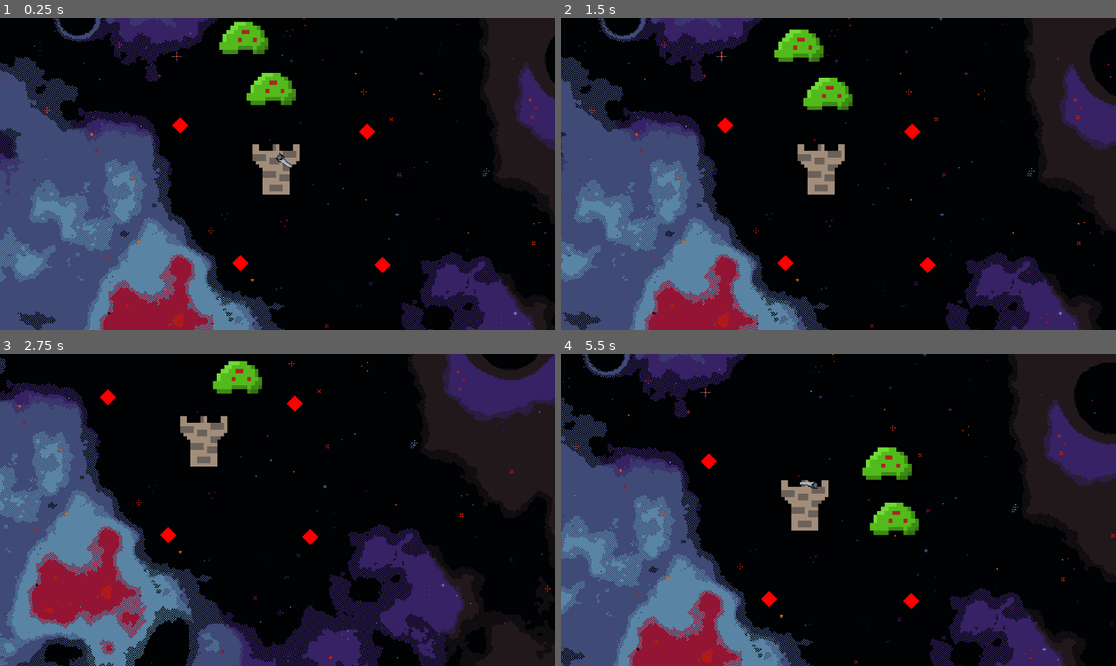
Above: before the commit, frames 1-4 (two rows, left to right).
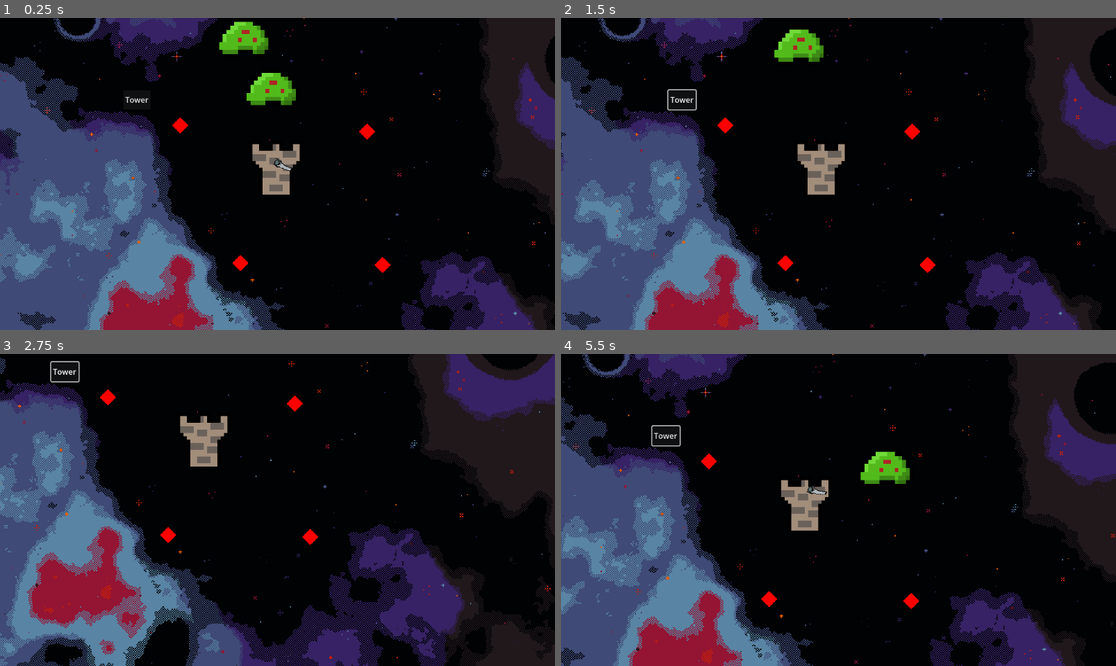
Above: after the commit, the same moments.

Repository: Likvik89/Towerdefence
Game: Godot game, scene res://Scenes/lvl.tscn
Same seed, same stepped clock (60 frames per second), same inputs: the game is played once before the commit and once after it.
Inputs (mouse positions are in pixels of both pictures, inside the frame that each line leads up to):
- Up to frame 1 (0.25 s): no input
- Up to frame 2 (1.5 s): click (699, 99) at 0.5 s, where only the run after the commit has a clickable "Tower"; move the mouse to (960, 158) at 1.27 s; hold D (move_right) from 1.28 s (still down); click (960, 158) at 1.35 s
- Up to frame 3 (2.75 s): right-click (399, 494) at 1.55 s; move the mouse to (166, 525) at 2.02 s; release D (move_right) at 2.03 s; hold S (move_down) from 2.03 s (still down); right-click (166, 525) at 2.1 s; click (166, 525) at 2.3 s
- Up to frame 4 (5.5 s): move the mouse to (894, 441) at 2.77 s; release S (move_down) at 2.78 s; hold D (move_right) 2.78-3.53 s; click (894, 441) at 2.85 s; right-click (894, 441) at 3.05 s; move the mouse to (810, 572) at 3.52 s; hold W (move_up) 3.53-4.28 s; right-click (810, 572) at 3.6 s; click (810, 572) at 3.8 s; move the mouse to (1005, 556) at 4.27 s; hold A (move_left) from 4.28 s (still down); click (1005, 556) at 4.35 s; right-click (1005, 556) at 4.55 s; move the mouse to (672, 463) at 5.02 s; right-click (672, 463) at 5.1 s; click (672, 463) at 5.3 s

The runs differ from the first frame. In frame 1, 0.1% of the frame differs, in the area x 22-53%, y 25-49%; in frame 2, 0.8%; in frame 3, 0.8%; in frame 4, 1.5%, in the area x 16-65%, y 22-59%.

Commit message:
v0.0.5
can buy towers

Diff:
--- a/Scenes/lvl.tscn
+++ b/Scenes/lvl.tscn
@@ -1,6 +1,7 @@
-[gd_scene load_steps=6 format=3 uid="uid://bkdixyt4lra8b"]
+[gd_scene load_steps=7 format=3 uid="uid://bkdixyt4lra8b"]
 
 [ext_resource type="Texture2D" uid="uid://cw1f2toqlvlod" path="res://Sprites/Space Background Goosebump gold.png" id="1_s0a5k"]
+[ext_resource type="PackedScene" uid="uid://bqyn2thxbvvvx" path="res://Scenes/ui_gameplay.tscn" id="2_2sjx7"]
 [ext_resource type="PackedScene" uid="uid://cwaiacpem5ekb" path="res://Scenes/enemy.tscn" id="2_pf22n"]
 [ext_resource type="PackedScene" uid="uid://dogb53f8aoxrx" path="res://Scenes/waypoint.tscn" id="3_mdg6f"]
 [ext_resource type="PackedScene" uid="uid://r3omelyt71hr" path="res://Scenes/tower.tscn" id="3_mve0n"]
@@ -11,6 +12,8 @@
 [node name="SpaceBackgroundGoosebumpGold" type="Sprite2D" parent="."]
 scale = Vector2(2.3825, 2.3825)
 texture = ExtResource("1_s0a5k")
+
+[node name="Ui_gameplay" parent="." instance=ExtResource("2_2sjx7")]
 
 [node name="waypoints" type="Node2D" parent="."]
 unique_name_in_owner = true
--- a/Scenes/ui_gameplay.tscn
+++ b/Scenes/ui_gameplay.tscn
@@ -20,5 +20,6 @@
 
 [node name="Tower" type="Button" parent="HBoxContainer"]
 layout_mode = 2
+text = "Tower"
 
 [connection signal="pressed" from="HBoxContainer/Tower" to="." method="_on_tower_pressed"]
--- a/Scripts/Global_info.gd
+++ b/Scripts/Global_info.gd
@@ -1,6 +1,8 @@
 extends Node
 
 var health = 200
+var money = 150
 func _process(delta):
 	#print(health)
+
 	pass
--- a/Scripts/bullet.gd
+++ b/Scripts/bullet.gd
@@ -8,14 +8,14 @@
 
 #modules
 var module_spin = false
-var rotationspeed = 6
+var rotationspeed = 14
 
 var module_homing = false
 var homing_speed = 20
 var closest_homing_target
 
 var module_piercing = false
-var pierce_limit = 2
+var max_pierce = 2
 var current_pierce = 0
 
 var module_blade = false
@@ -63,7 +63,7 @@
 		body.take_damage(damage)
 		if module_piercing:
 			current_pierce += 1
-			if current_pierce >= pierce_limit:
+			if current_pierce >= max_pierce:
 				queue_free()
 		else:
 			queue_free()
--- a/Scripts/enemy.gd
+++ b/Scripts/enemy.gd
@@ -4,6 +4,7 @@
 var waypoints = []
 var waypoint_reached = 0
 var speed = 500
+const bounty = 150
 
 #navigation
 const maxspeed = 500
@@ -32,6 +33,7 @@
 func _process(delta):
 	if health <= 0:
 		alive = false
+		GlobalInfo.money += bounty
 		queue_free()
 
 
--- a/Scripts/tower.gd
+++ b/Scripts/tower.gd
@@ -2,7 +2,10 @@
 
 @export var bullet : PackedScene
 var firingspeed = 5
-var cooldown = 0
+var cooldown = 0.1
+const cost = 300
+var dragging = false
+var can_shoot = true
 
 #modules
 var bulletmodule_spin = true
@@ -27,8 +30,20 @@
 	get_tree().root.add_child(prjctl)
 
 func _process(delta):
-	if cooldown <= 0:
-		shoot()
-		cooldown = firingspeed
-	else:
-		cooldown -= delta
+	if can_shoot:
+		if cooldown <= 0:
+			shoot()
+			cooldown = firingspeed
+		else:
+			cooldown -= delta
+
+	if dragging:
+		var mouse_motion = InputEventMouseMotion
+		if mouse_motion:
+			global_position = get_global_mouse_position()
+		if Input.is_action_just_pressed("left_mouse"):
+			dragging = false
+		if Input.is_action_just_pressed("right_mouse"):
+			queue_free()
+		can_shoot = false
+	else: can_shoot = true
--- a/Scripts/ui_gameplay.gd
+++ b/Scripts/ui_gameplay.gd
@@ -13,5 +13,11 @@
 
 
 func _on_tower_pressed():
+	var towr = tower.instantiate()
+	towr.dragging = true
 
+	if GlobalInfo.money >= towr.cost:
+		get_tree().root.add_child(towr)
+		print("bought")
+		pass
 	pass # Replace with function body.
--- a/project.godot
+++ b/project.godot
@@ -41,9 +41,14 @@
 "events": [Object(InputEventKey,"resource_local_to_scene":false,"resource_name":"","device":-1,"window_id":0,"alt_pressed":false,"shift_pressed":false,"ctrl_pressed":false,"meta_pressed":false,"pressed":false,"keycode":0,"physical_keycode":68,"key_label":0,"unicode":100,"echo":false,"script":null)
 ]
 }
-make_tower={
+left_mouse={
 "deadzone": 0.5,
-"events": [Object(InputEventKey,"resource_local_to_scene":false,"resource_name":"","device":-1,"window_id":0,"alt_pressed":false,"shift_pressed":false,"ctrl_pressed":false,"meta_pressed":false,"pressed":false,"keycode":0,"physical_keycode":84,"key_label":0,"unicode":116,"echo":false,"script":null)
+"events": [Object(InputEventMouseButton,"resource_local_to_scene":false,"resource_name":"","device":-1,"window_id":0,"alt_pressed":false,"shift_pressed":false,"ctrl_pressed":false,"meta_pressed":false,"button_mask":1,"position":Vector2(148, 23),"global_position":Vector2(152, 64),"factor":1.0,"button_index":1,"canceled":false,"pressed":true,"double_click":false,"script":null)
+]
+}
+right_mouse={
+"deadzone": 0.5,
+"events": [Object(InputEventMouseButton,"resource_local_to_scene":false,"resource_name":"","device":-1,"window_id":0,"alt_pressed":false,"shift_pressed":false,"ctrl_pressed":false,"meta_pressed":false,"button_mask":2,"position":Vector2(106, 7),"global_position":Vector2(110, 48),"factor":1.0,"button_index":2,"canceled":false,"pressed":true,"double_click":false,"script":null)
 ]
 }
 
